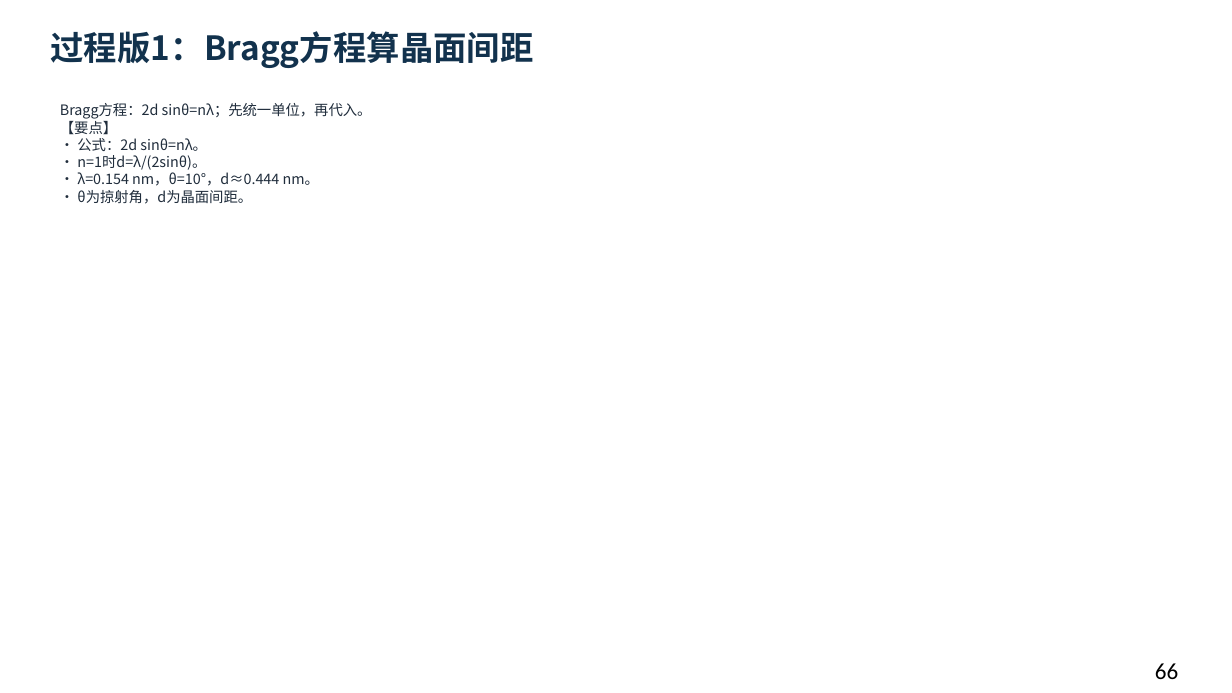
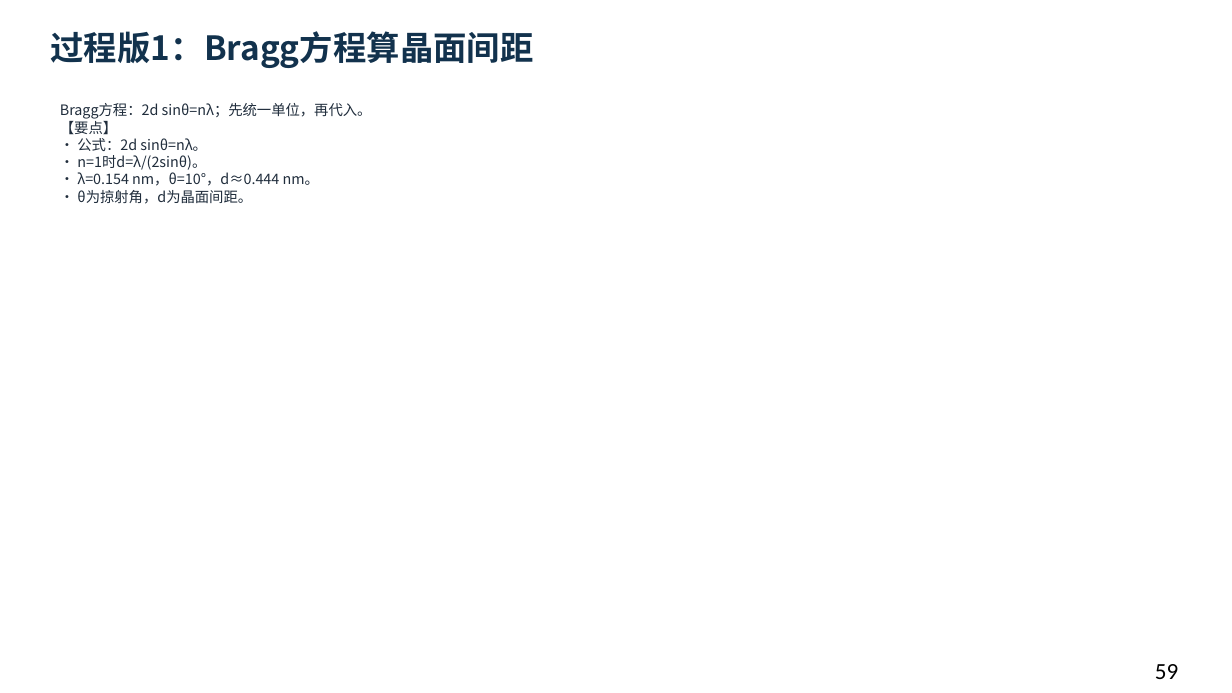
Before and after one commit to newkan-li/Biochemistry, a slide deck: slide 59 of downloads/bc03-ai-style.pptx (slide 66 before the commit). Drawn at 1232x693 pixels with LibreOffice and Linux fonts; fonts in the diff are those of the drawing. Boxes give left, top, right and bottom in pixels: in the first picture for what was removed or moved away, otherwise in the second. Text is boxed around its words. In the diff, an @@ line names an element or a change of style, - is before the commit and + after.

```diff
--- a/downloads/bc03-ai-style.pptx
+++ b/downloads/bc03-ai-style.pptx
@@ text at [1155,664,1178,679]: text changed @@
-66
+59
```
Also in this commit, not shown: 16 other slides changed, 7 slides removed, 6 other files.
